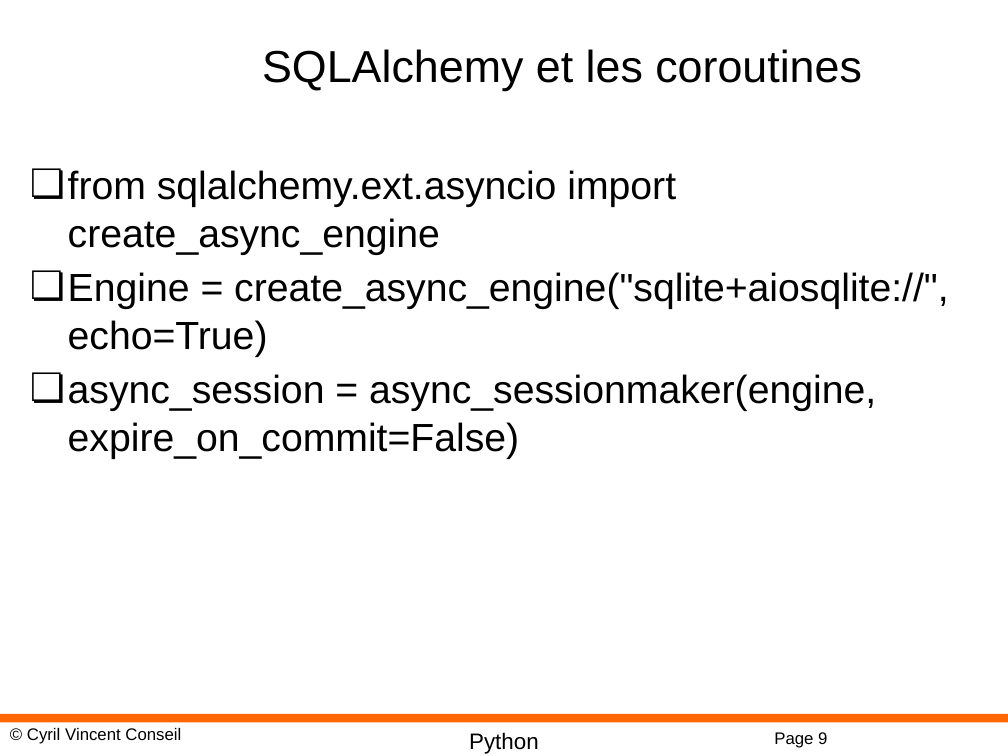
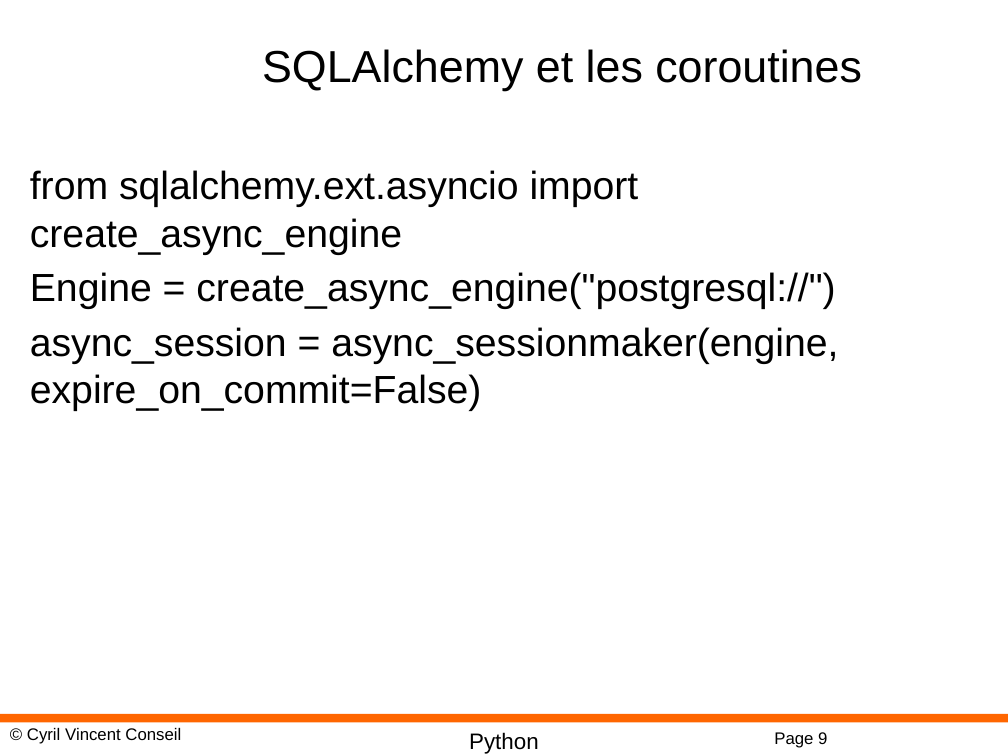
Before and after one commit to cyrilvincent/python, a slide deck: slide 9 of ppt/Python23-Async.pptx. Drawn at 1008x756 pixels with LibreOffice and Linux fonts; fonts in the diff are those of the drawing; background and template pictures are left out. Boxes give left, top, right and bottom in pixels: in the first picture for what was removed or moved away, otherwise in the second. Text is boxed around its words. In the diff, an @@ line names an element or a change of style, - is before the commit and + after.

```diff
--- a/ppt/Python23-Async.pptx
+++ b/ppt/Python23-Async.pptx
@@ text at [30,170,838,411]: bullet ❏ to none @@
@@ text at [30,272,835,309]: text changed @@
-❏ Engine = create_async_engine("sqlite+aiosqlite://", echo=True)
+Engine = create_async_engine("postgresql://")
```
Also in this commit, not shown: 1 other slide changed, 6 other files.
